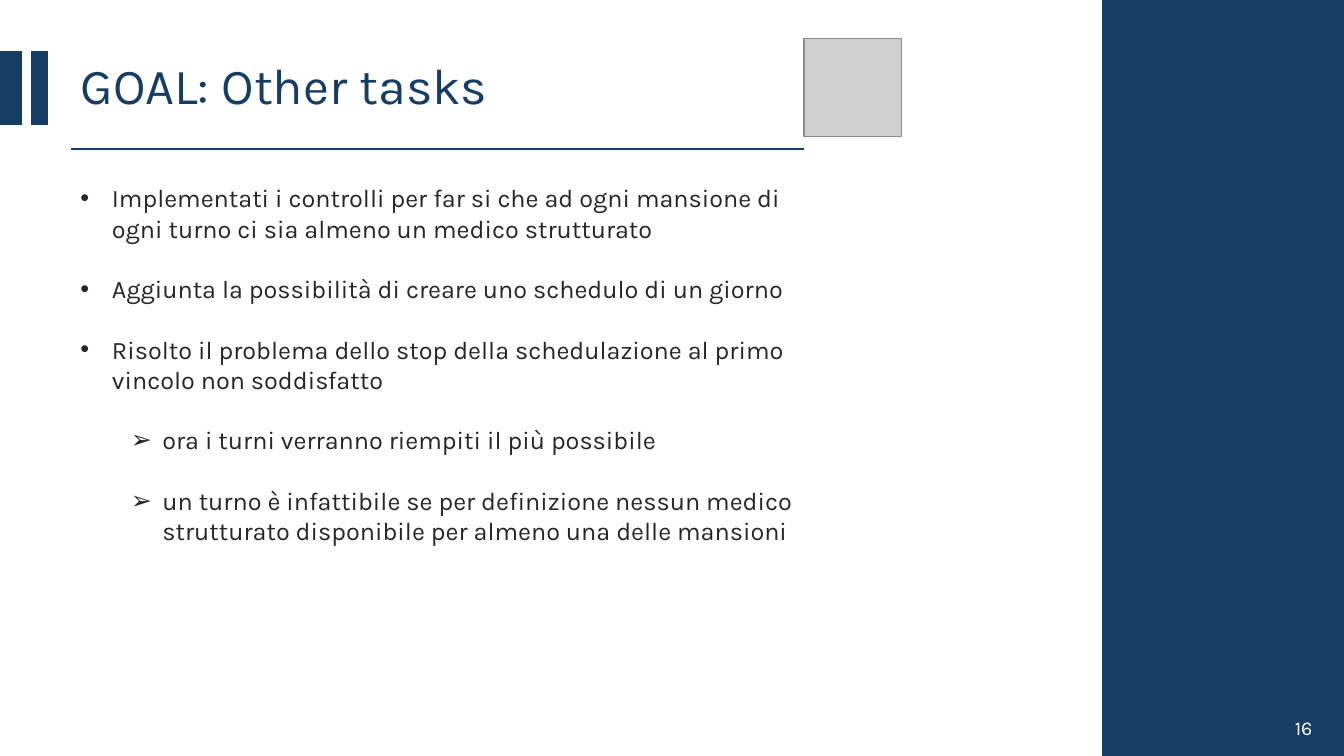
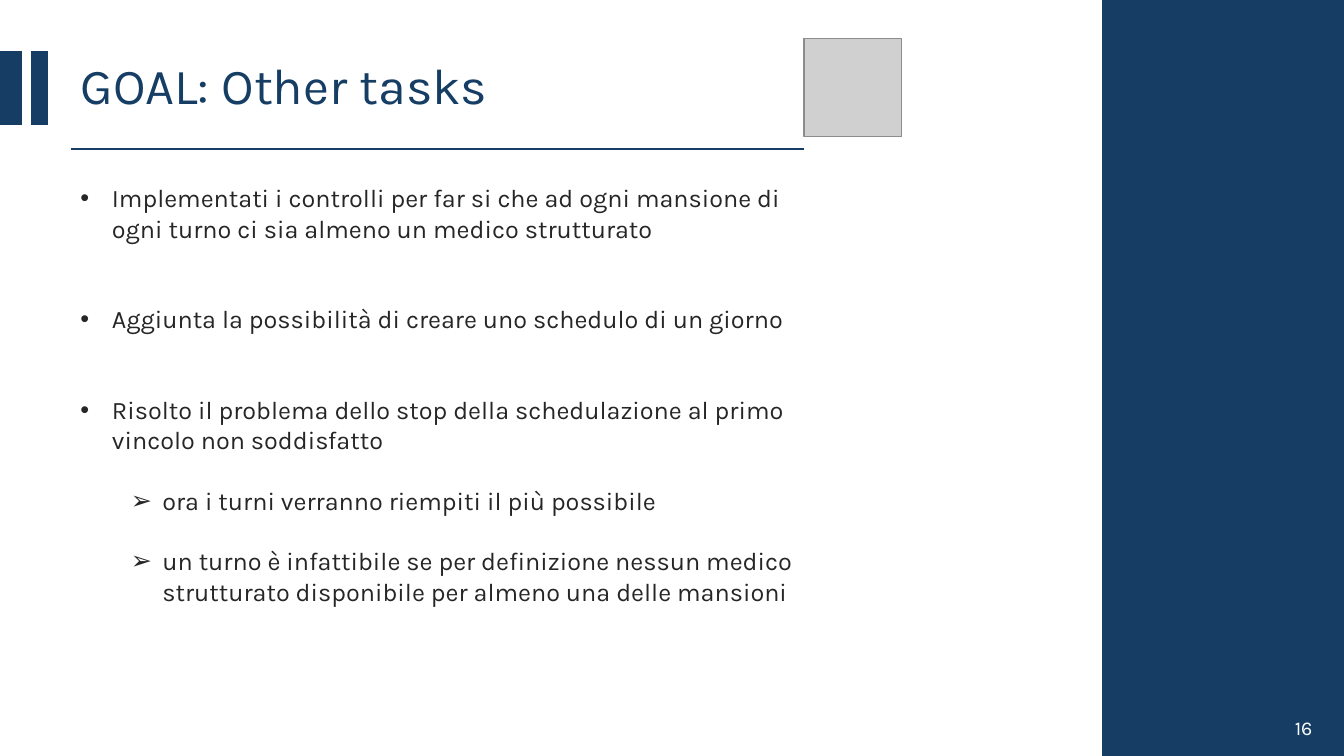
Before and after one commit to CSW-Teams/MS3-docs, a slide deck: slide 16 of ShiftsHappen/Sprint 2/CSW Sprint 2.pptx. Drawn at 1344x756 pixels with LibreOffice and Linux fonts; fonts in the diff are those of the drawing; grey boxes stand for pictures. Boxes give left, top, right and bottom in pixels: in the first picture for what was removed or moved away, otherwise in the second. Text is boxed around its words. In the diff, an @@ line names an element or a change of style, - is before the commit and + after.

```diff
--- a/ShiftsHappen/Sprint 2/CSW Sprint 2.pptx
+++ b/ShiftsHappen/Sprint 2/CSW Sprint 2.pptx
@@ text "Implementati i controlli per far ..." rewrapped from (112, 189, 792, 546) to (112, 189, 792, 607) @@
```
Also in this commit, not shown: 2 other slides changed.
